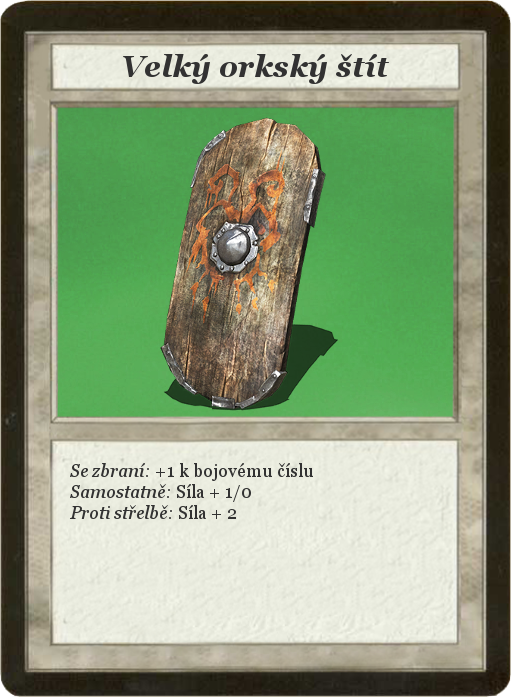
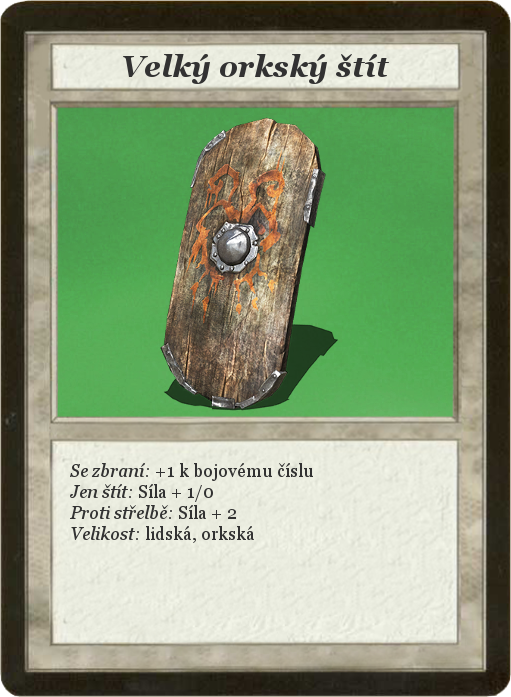
Revision of a layered 511×697 image; what changed, layer by layer:
painted on "Se zbraní: +1 k bojovému číslu..." over box(70, 484, 254, 543)
